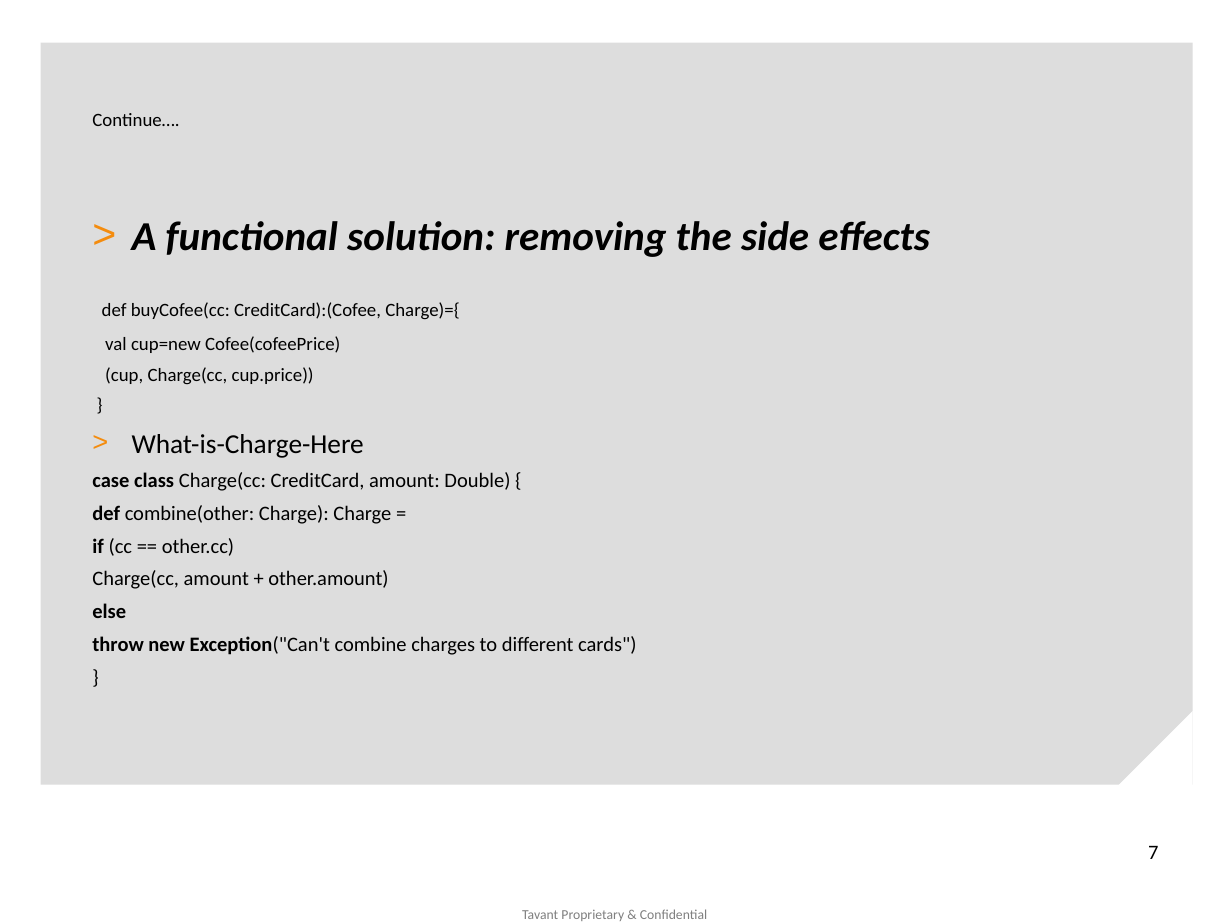
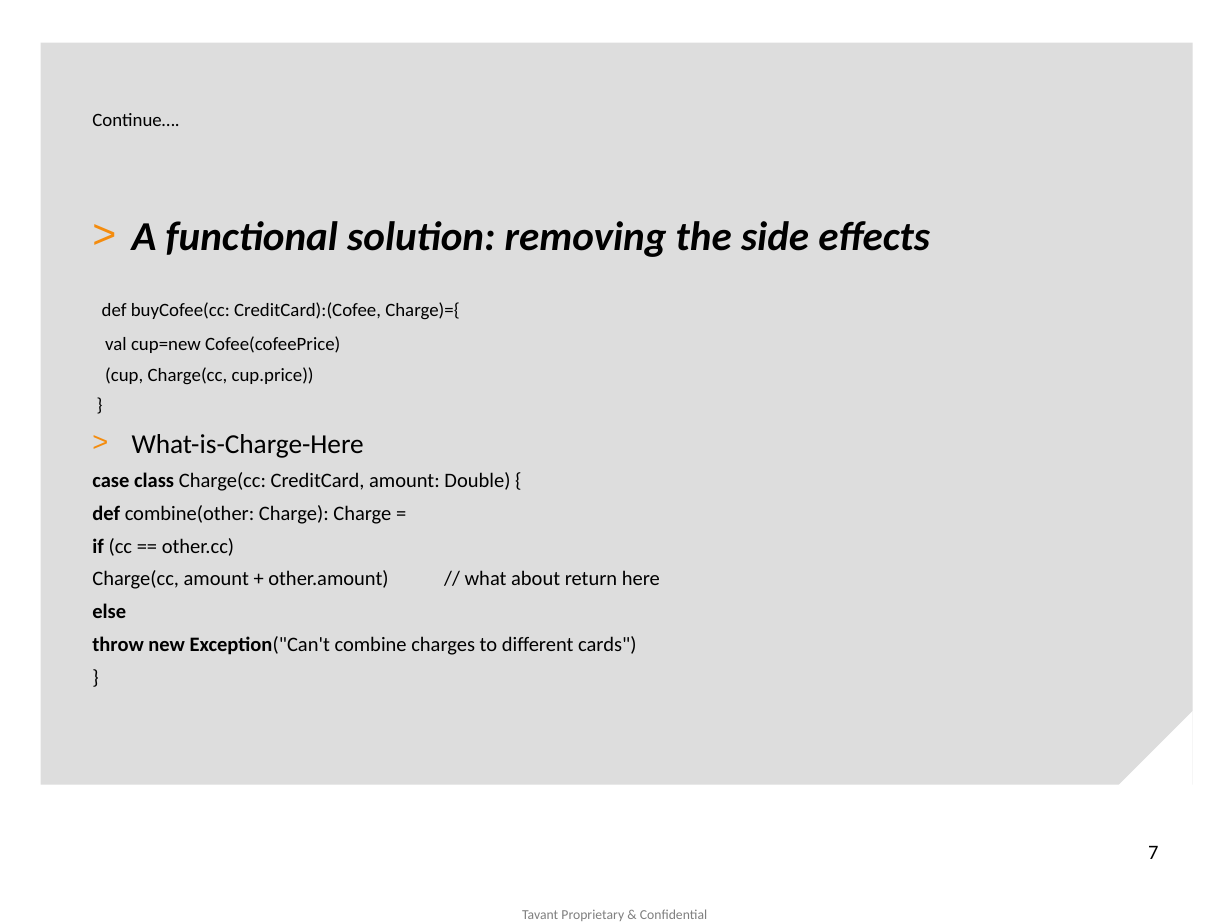
Before and after one commit to jkmishra/scalatest, a slide deck: slide 7 of Why Scala (1).pptx. Drawn at 1232x924 pixels with LibreOffice and Linux fonts; fonts in the diff are those of the drawing; background and template pictures are left out. Boxes give left, top, right and bottom in pixels: in the first picture for what was removed or moved away, otherwise in the second. Text is boxed around its words. In the diff, an @@ line names an element or a change of style, - is before the commit and + after.

Commit message:
changes in ppt

```diff
--- a/Why Scala (1).pptx
+++ b/Why Scala (1).pptx
@@ text at bbox=[92, 570, 660, 589]: text changed @@
-Charge(cc, amount + other.amount)
+Charge(cc, amount + other.amount) // what about return here
```
Also in this commit, not shown: 1 other slide changed, 6 other files.
